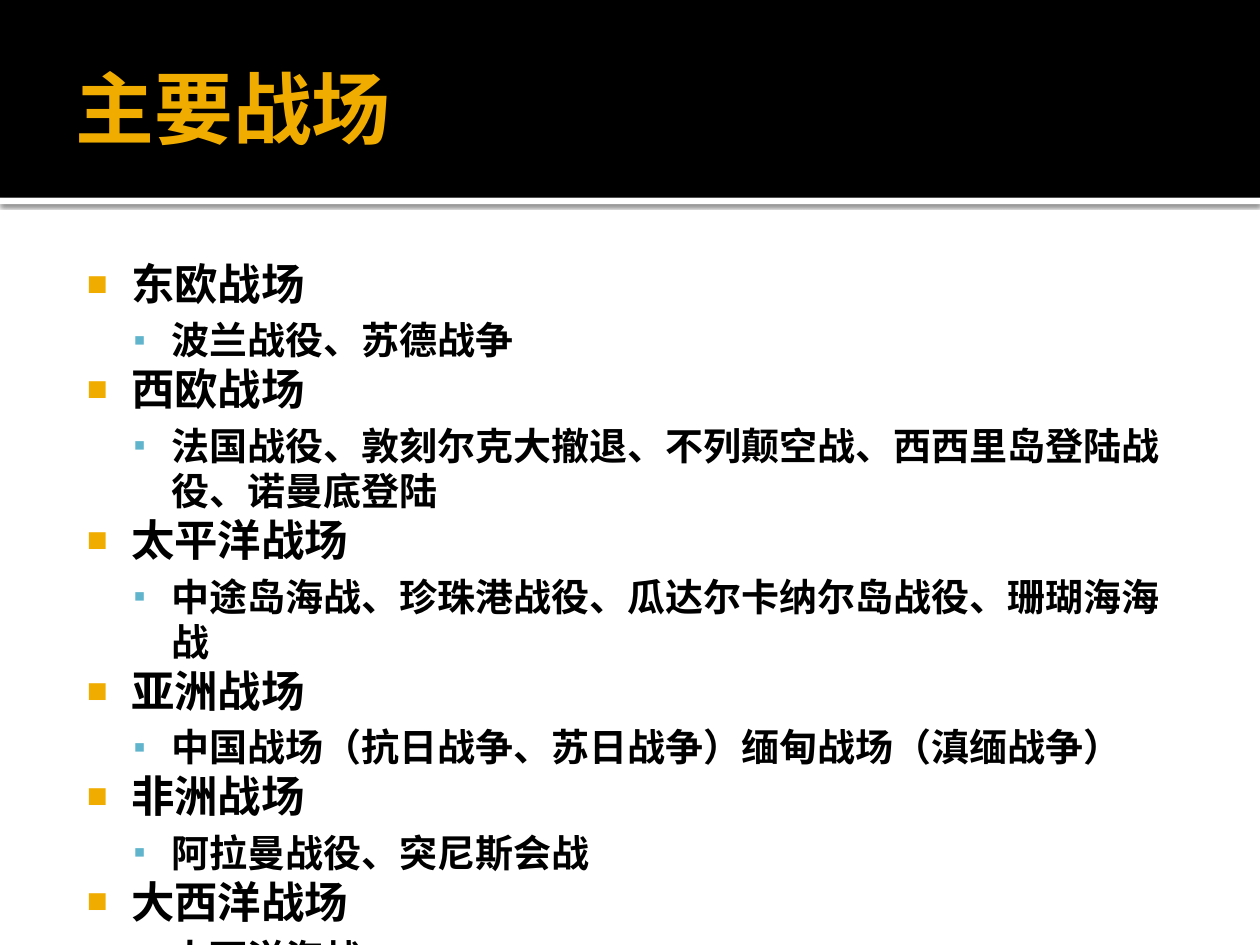
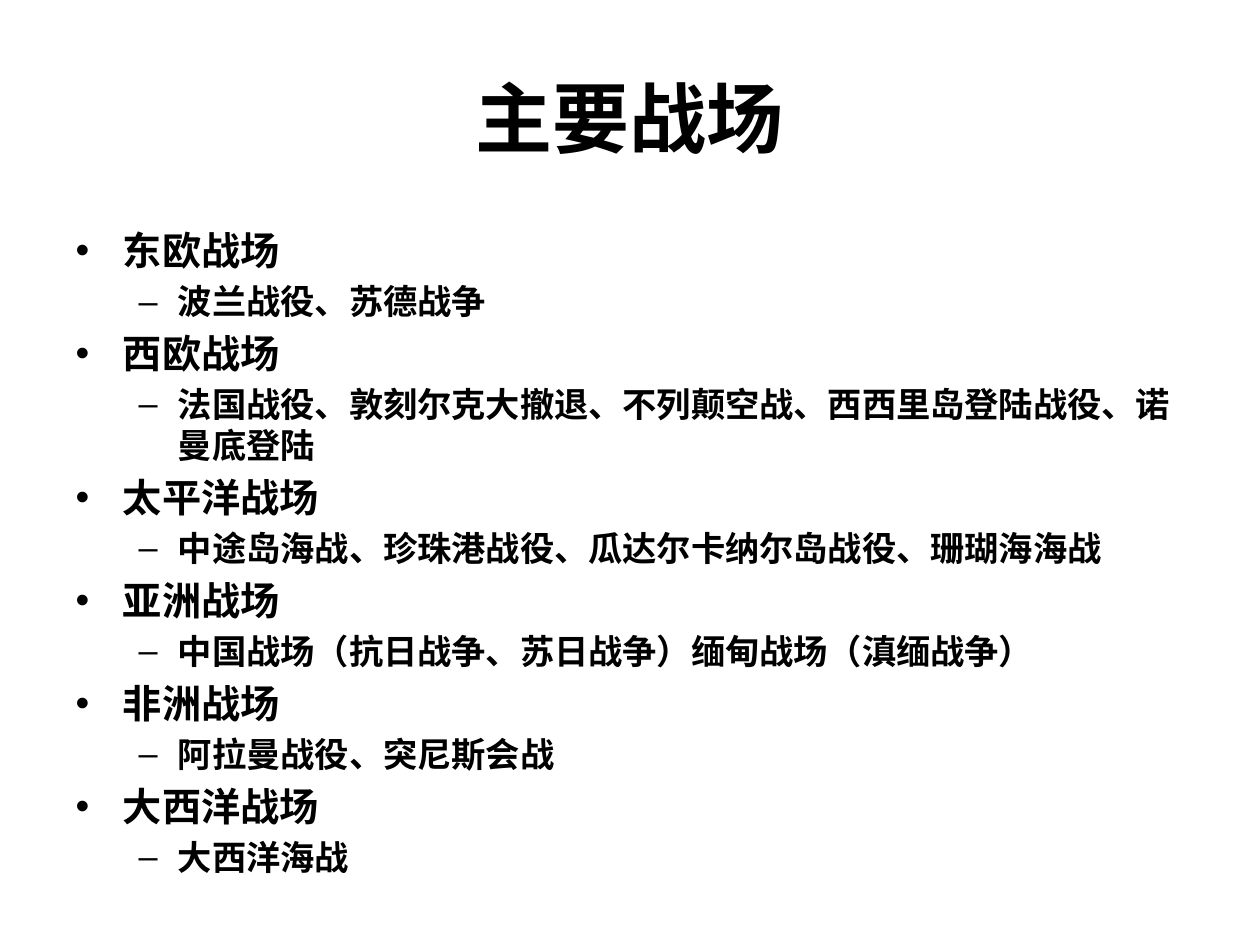
Before and after one commit to sans123wx/class, a slide deck: slide 5 of 第5章ppt/第二次世界大战.pptx. Drawn at 1260x945 pixels with LibreOffice and Linux fonts; fonts in the diff are those of the drawing. Boxes give left, top, right and bottom in pixels: in the first picture for what was removed or moved away, otherwise in the second. Text is boxed around its words. In the diff, an @@ line names an element or a change of style, - is before the commit and + after.

```diff
--- a/第5章ppt/第二次世界大战.pptx
+++ b/第5章ppt/第二次世界大战.pptx
@@ rectangle removed at (0, 0, 1260, 198) @@
@@ title "主要战场": place and size @@
-title "主要战场" at (76, 71, 391, 145)
+title "主要战场" at (476, 81, 784, 154)
@@ title "主要战场" at (476, 81, 784, 154): size 45 to 44 pt, text colour #F0AD00 to #000000; alignment left to centre @@
@@ rectangle removed at (0, 198, 1260, 204) @@
@@ text "东欧战场": place and size @@
-text "东欧战场" at (131, 263, 1159, 871)
+text "东欧战场" at (123, 231, 1170, 825)
@@ text "东欧战场" at (123, 231, 1170, 825): size 24.8 to 22.4 pt in "东欧战场", "西欧战场", "太平洋战场", "亚洲战场" and 2 more places; size 21.7 to 19.6 pt in "波兰战役、苏德战争", "法国战役、敦刻尔克大撤退、不列颠空战、西西里岛登陆战役、诺曼底登陆", "中途岛海战、珍珠港战役、瓜达尔卡纳尔岛战役、珊瑚海海战", "中国战场（抗日战争、苏日战争）缅甸战场（滇缅战争）" and 2 more places; bullet ■ to •; more space between paragraphs; bullet ▪ to – @@
```
Also in this commit, not shown: 13 other slides changed, 30 other files.
